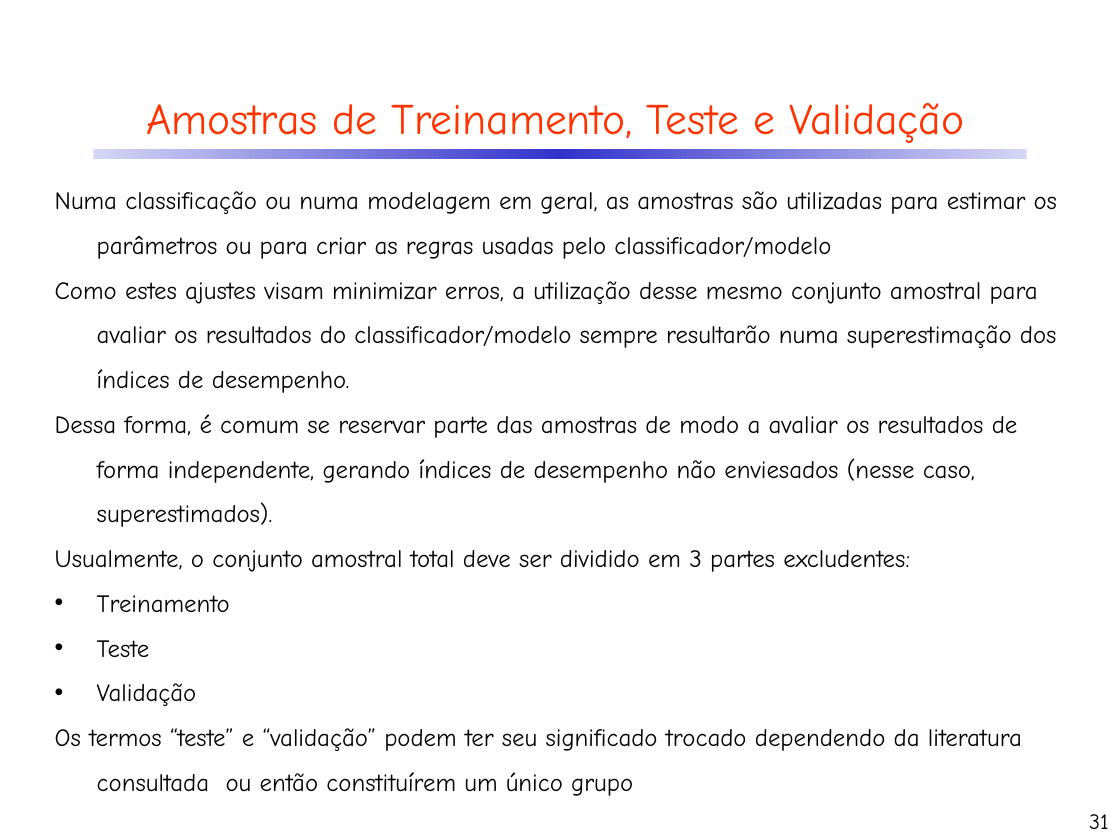
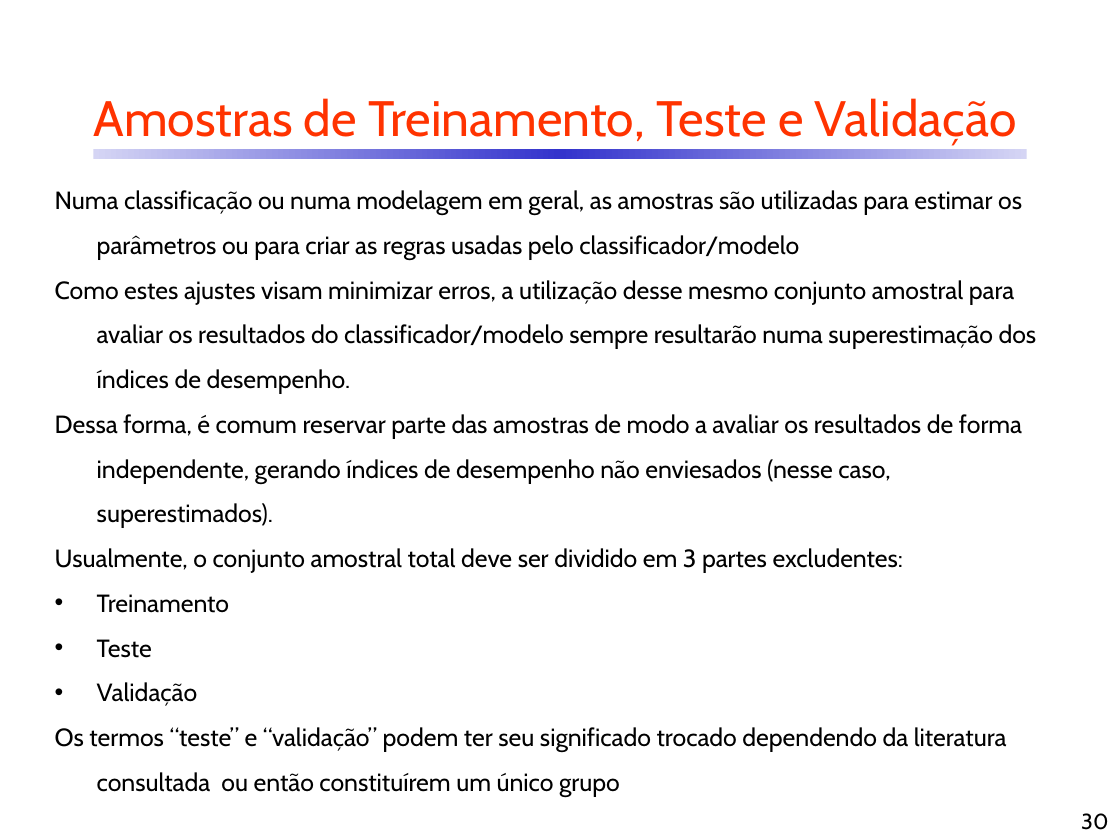
Before and after one commit to CDRenno/Estatistica, a slide deck: slide 30 of ppt/08TAmostr.pptx (slide 31 before the commit). Drawn at 1120x840 pixels with LibreOffice and Linux fonts; fonts in the diff are those of the drawing. Boxes give left, top, right and bottom in pixels: in the first picture for what was removed or moved away, otherwise in the second. Text is boxed around its words. In the diff, an @@ line names an element or a change of style, - is before the commit and + after.

```diff
--- a/ppt/08TAmostr.pptx
+++ b/ppt/08TAmostr.pptx
@@ title "Amostras de Treinamento, Teste e ..." at [93, 98, 1017, 146]: size 28 to 32 pt, font Comic Neue to Cabin @@
@@ text at [55, 190, 1037, 796]: font Comic Neue to Cabin in "Numa classificação ou numa modelagem em geral, ...", "Como estes ajustes visam minimizar erros, a ...", "Usualmente, o conjunto amostral total deve ser ...", "Treinamento" and 3 more places @@
@@ text at [55, 414, 1022, 528]: text changed; font Comic Neue to Cabin @@
-Dessa forma, é comum se reservar parte das amostras de modo a avaliar os resultados de forma independente, gerando índices de desempenho não enviesados (nesse caso, superestimados).
+Dessa forma, é comum reservar parte das amostras de modo a avaliar os resultados de forma independente, gerando índices de desempenho não enviesados (nesse caso, superestimados).
@@ page number at [1081, 813, 1108, 830]: text changed; font Comic Neue to Cabin @@
-31
+30
```
Also in this commit, not shown: 42 other slides changed, 5 slides added, 4 slides removed, 5 other files.
